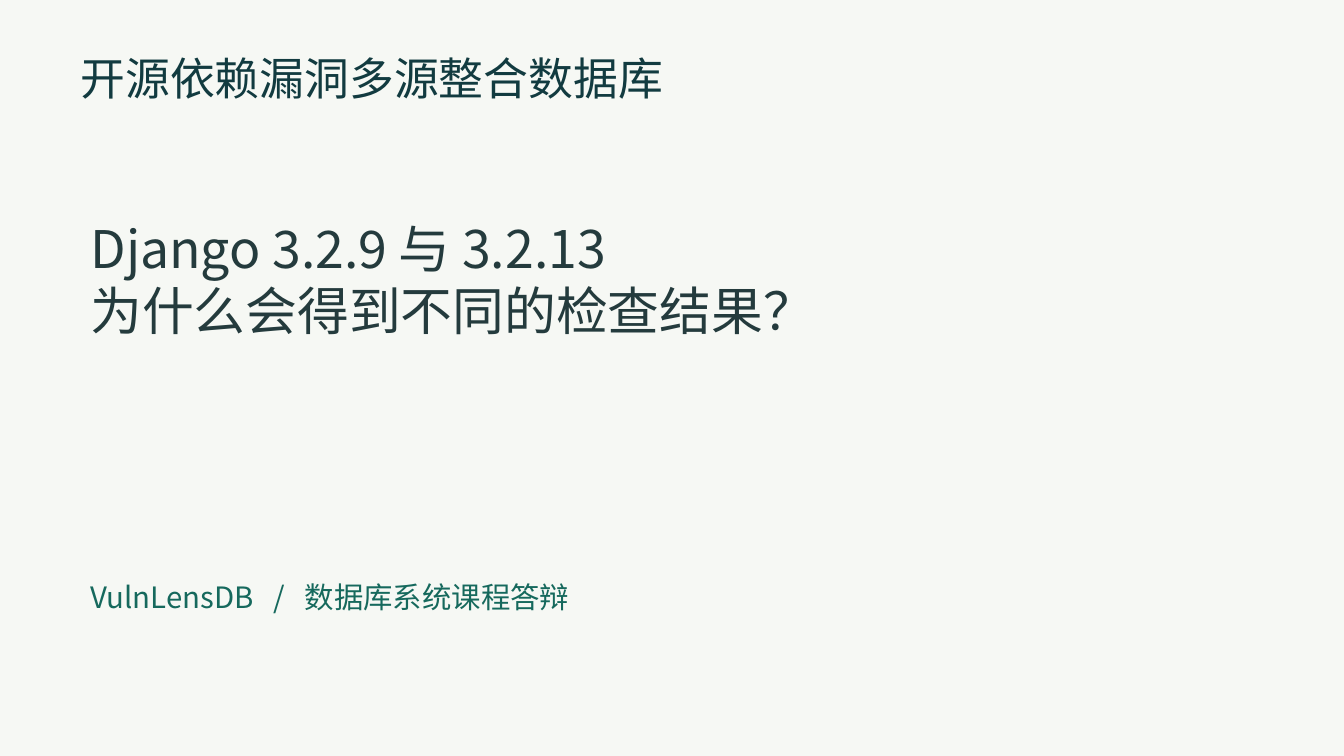
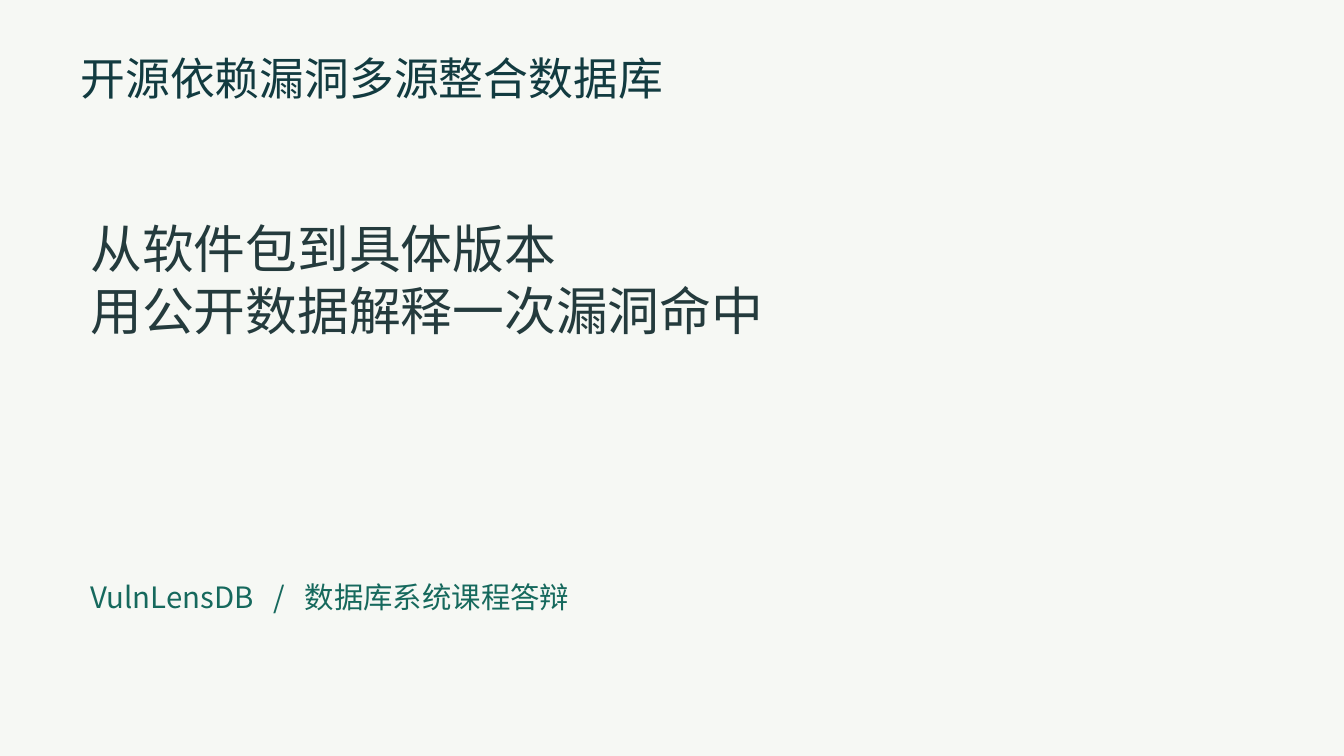
Before and after one commit to xiaomaodie/VulnLensDB, a slide deck: slide 1 of submission/VulnLensDB-defense.pptx. Drawn at 1344x756 pixels with LibreOffice and Linux fonts; fonts in the diff are those of the drawing. Boxes give left, top, right and bottom in pixels: in the first picture for what was removed or moved away, otherwise in the second. Text is boxed around its words. In the diff, an @@ line names an element or a change of style, - is before the commit and + after.

```diff
--- a/submission/VulnLensDB-defense.pptx
+++ b/submission/VulnLensDB-defense.pptx
@@ text at [91, 224, 764, 335]: text changed @@
-Django 3.2.9 与 3.2.13
-为什么会得到不同的检查结果？
+从软件包到具体版本
+用公开数据解释一次漏洞命中
```
Also in this commit, not shown: 6 slides added, 6 slides removed, 7 other files.
